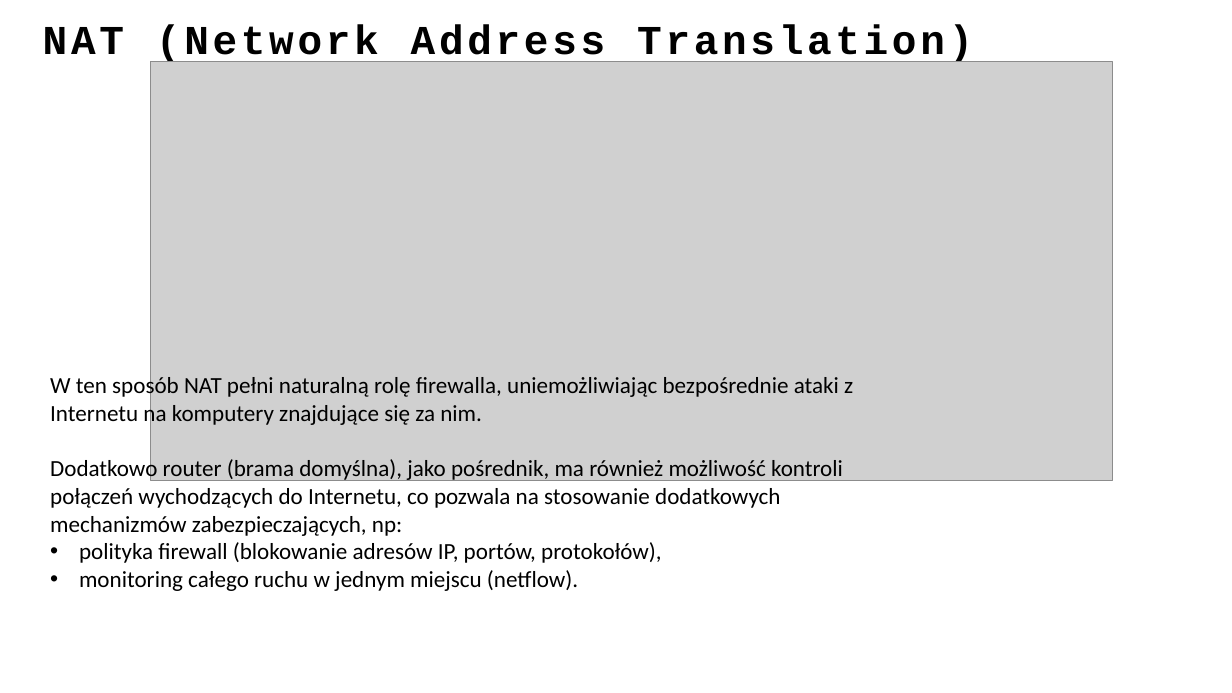
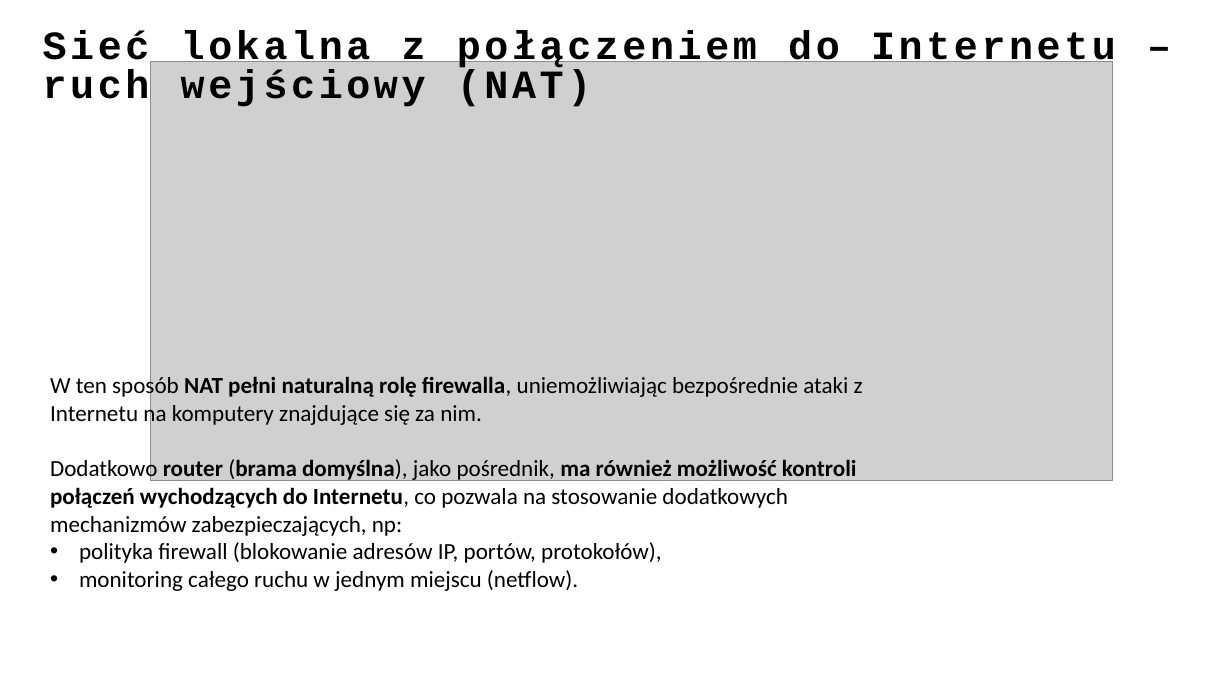
Before and after one commit to ewilded/DFIR, a slide deck: slide 14 of 1_Infrastruktura_IT.pptx. Drawn at 1232x693 pixels with LibreOffice and Linux fonts; fonts in the diff are those of the drawing; grey boxes stand for pictures. Boxes give left, top, right and bottom in pixels: in the first picture for what was removed or moved away, otherwise in the second. Text is boxed around its words. In the diff, an @@ line names an element or a change of style, - is before the commit and + after.

```diff
--- a/1_Infrastruktura_IT.pptx
+++ b/1_Infrastruktura_IT.pptx
@@ title removed at [43, 25, 973, 66] @@
-NAT (Network Address Translation)
@@ text added at [43, 31, 1116, 107], 31.2 pt, text #000000, bold @@
+Sieć lokalna z połączeniem do Internetu – ruch wejściowy (NAT)
@@ text "W ten sposób NAT pełni ..." at [50, 373, 863, 591]: bold on in "NAT pełni naturalną rolę firewalla,", "router (brama domyślna), ma również możliwość kontroli ..." @@
```
Also in this commit, not shown: 19 other slides changed, 1 slide added, 1 slide removed, 5 other files.
